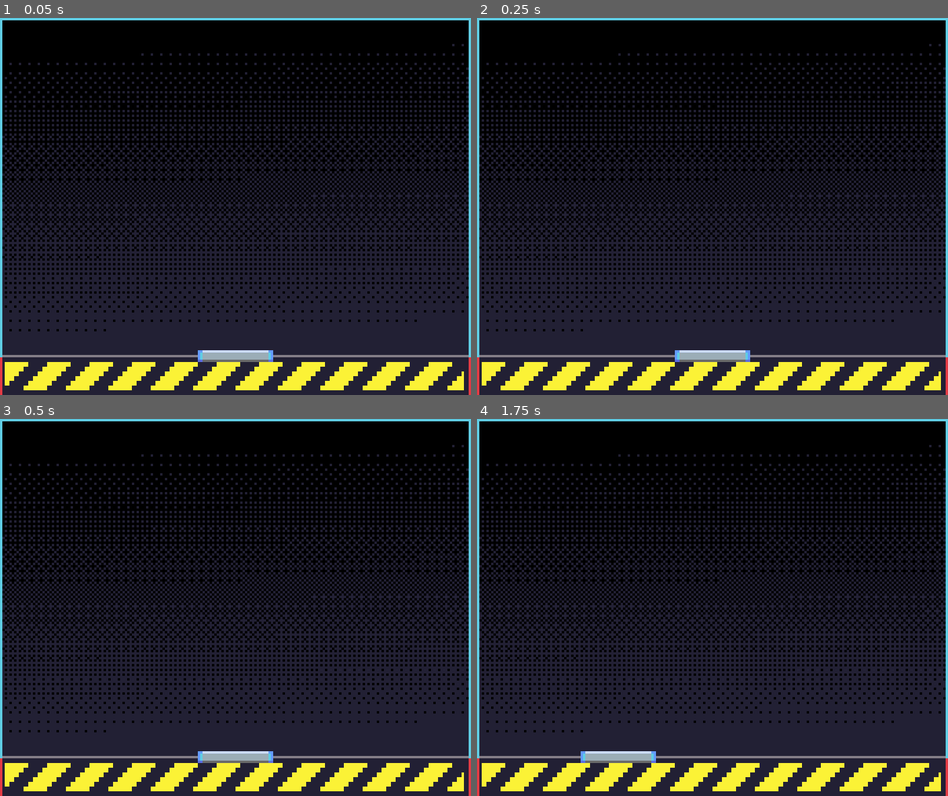
Above: before the commit, frames 1-4 (two rows, left to right).
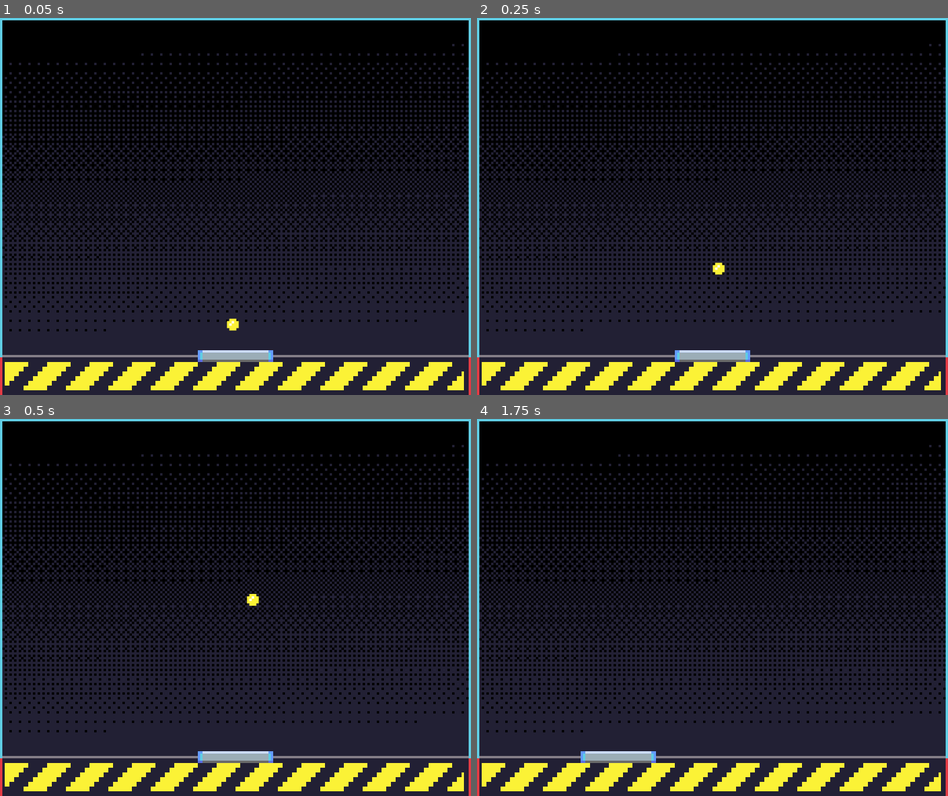
Above: after the commit, the same moments.

Repository: alstonStone/Godot_301
Game: Godot game, scene res://scenes/world/world.tscn
Two runs of this game, one before a commit and one after it. Both use one fixed random seed, a clock stepped at 60 frames per second and the inputs below.
Inputs (mouse positions are in pixels of both pictures, inside the frame that each line leads up to):
- Up to frame 1 (0.05 s): no input
- Up to frame 2 (0.25 s): no input
- Up to frame 3 (0.5 s): no input
- Up to frame 4 (1.75 s): tap Enter at 0.5 s; move the mouse to (816, 588) at 0.52 s; tap Space at 1.25 s; move the mouse to (618, 626) at 1.27 s

The runs differ from the first frame. In frame 1, less than 0.1% of the frame differs, in the area x 48-51%, y 79-83%; in frame 2, less than 0.1%; in frame 3, less than 0.1%; in frame 4, nothing differs.

Commit message:
EP 2/7 - 23:13

Diff:
--- /dev/null
+++ b/breakout/scenes/ball/ball.gd
@@ -0,0 +1,12 @@
+extends CharacterBody2D
+
+
+@export var speed := 2.0 # pixels per second
+
+func _ready() -> void:
+	var direction := Vector2(randf_range(-1,1),-1).normalized()
+	velocity = direction * speed
+
+
+func _physics_process(delta: float) -> void:
+	move_and_collide(velocity*delta)
--- /dev/null
+++ b/breakout/scenes/ball/ball.tscn
@@ -0,0 +1,16 @@
+[gd_scene format=3 uid="uid://dpwwvkfv48suw"]
+
+[ext_resource type="Script" uid="uid://dltv804g7c0lx" path="res://scenes/ball/ball.gd" id="1_nv6q1"]
+[ext_resource type="Texture2D" uid="uid://bnoastfskhxbk" path="res://assets/textures/ball.png" id="1_oqv3d"]
+
+[sub_resource type="CircleShape2D" id="CircleShape2D_neqkb"]
+radius = 3.0
+
+[node name="Ball" type="CharacterBody2D" unique_id=271122136]
+script = ExtResource("1_nv6q1")
+
+[node name="Sprite2D" type="Sprite2D" parent="." unique_id=1878154789]
+texture = ExtResource("1_oqv3d")
+
+[node name="CollisionShape2D" type="CollisionShape2D" parent="." unique_id=1576980360]
+shape = SubResource("CircleShape2D_neqkb")
--- a/breakout/scenes/paddle/paddle.gd
+++ b/breakout/scenes/paddle/paddle.gd
@@ -1,15 +1,4 @@
 extends AnimatableBody2D
-
-var player_name:= "Robin"
-var score:=0
-var speed:=4.6
-
-func add_points(amount:int) -> int:
-	score += amount
-	return score
-
-func reset() -> void:
-	score = 0
 
 
 func _physics_process(delta: float) -> void:
--- a/breakout/scenes/world/world.tscn
+++ b/breakout/scenes/world/world.tscn
@@ -2,6 +2,7 @@
 
 [ext_resource type="Texture2D" uid="uid://cr83bpyleg4b8" path="res://assets/textures/background.png" id="1_dphjl"]
 [ext_resource type="PackedScene" uid="uid://cvstwnwbs75xl" path="res://scenes/paddle/paddle.tscn" id="2_sl2e5"]
+[ext_resource type="PackedScene" uid="uid://dpwwvkfv48suw" path="res://scenes/ball/ball.tscn" id="3_1fp7r"]
 
 [node name="World" type="Node2D" unique_id=1805932890]
 
@@ -12,3 +13,7 @@
 
 [node name="Paddle" parent="." unique_id=641126058 instance=ExtResource("2_sl2e5")]
 position = Vector2(99, 146)
+
+[node name="Ball" parent="." unique_id=271122136 instance=ExtResource("3_1fp7r")]
+position = Vector2(98, 136)
+speed = 120.0
Not shown, added: breakout/scenes/ball/ball.gd.uid
